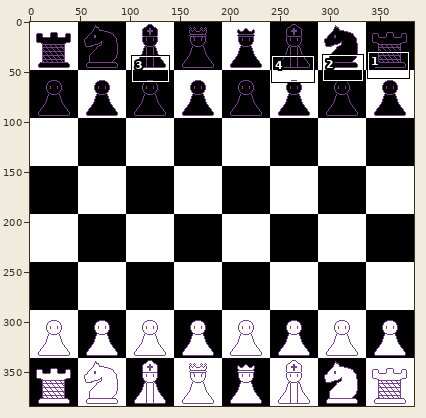
Two versions of one pixel-art file, Assets/Textures/BoardLayout.aseprite. Above: a wide view before the commit, with the close-up outlined.
Close-up. Before:
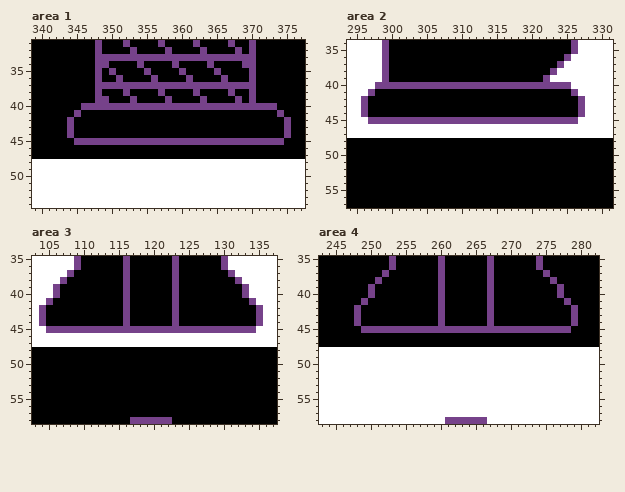
384x384 pixels, 1 frame. Shown: area 1: x 339..377, y 31..54; area 2: x 294..331, y 34..57; area 3: x 103..137, y 35..58; area 4: x 243..282, y 35..58. The commit also changed other parts of the picture, which this record leaves out.
After:
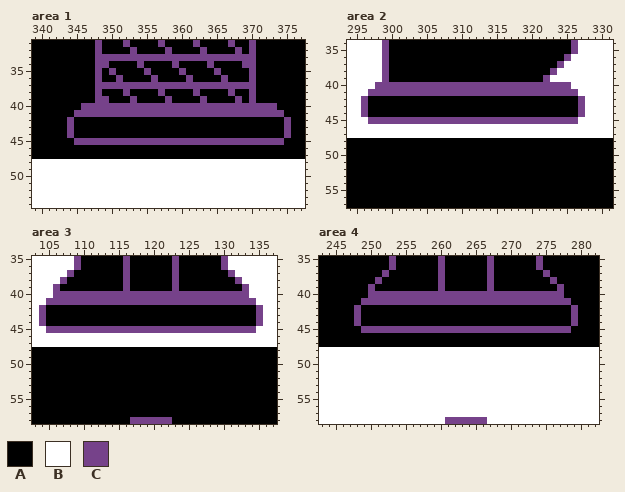
Palette (. is transparent): A #000000  B #ffffff  C #76428a
From old to new:
Area 1, layer "BlackPieces":
Colour A becomes colour C in row 41 at x 346 to 373.
Area 2, layer "BlackPieces":
Colour A becomes colour C in row 41 at x 298 to 325.
Area 3, layer "BlackPieces":
Colour C becomes colour A in rows 42 to 44 at x 116 and 123.
Colour A becomes colour C in row 40 at x 107 to 115, 117 to 122 and 124 to 132; in row 41 at x 106 to 115, 117 to 122 and 124 to 133.
Area 4, layer "BlackPieces":
Colour C becomes colour A in rows 42 to 44 at x 260 and 267.
Colour A becomes colour C in row 40 at x 251 to 259, 261 to 266 and 268 to 276; in row 41 at x 250 to 259, 261 to 266 and 268 to 277.
Changed places in both close-ups, as pixel boxes (x1, y1, x2, y2):
changed: (81, 110, 277, 117)
changed: (375, 89, 571, 96)
changed: (53, 291, 249, 326)
changed: (368, 291, 564, 326)
